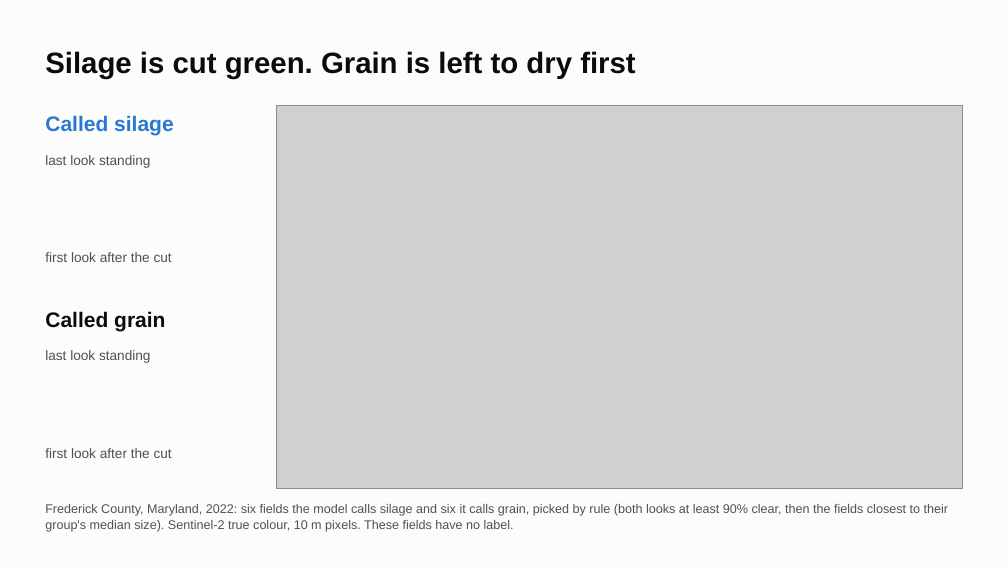
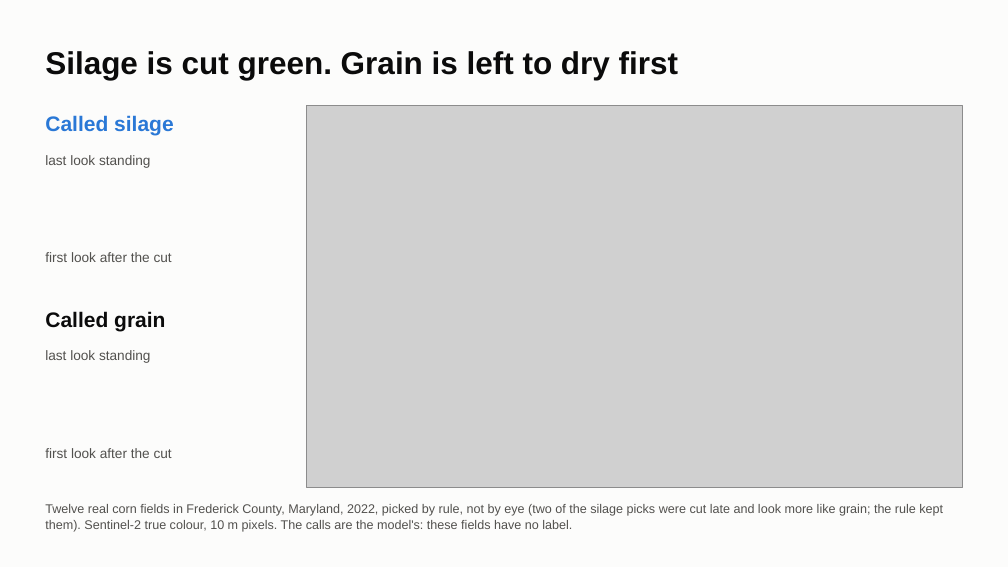
Before and after one commit to ChenSiyun1234/FieldVision, a slide deck: slide 3 of handoff/presentation/FieldVision_model_story.pptx (slide 4 before the commit). Drawn at 1008x567 pixels with LibreOffice and Linux fonts; fonts in the diff are those of the drawing; grey boxes stand for pictures. Boxes give left, top, right and bottom in pixels: in the first picture for what was removed or moved away, otherwise in the second. Text is boxed around its words. In the diff, an @@ line names an element or a change of style, - is before the commit and + after.

```diff
--- a/handoff/presentation/FieldVision_model_story.pptx
+++ b/handoff/presentation/FieldVision_model_story.pptx
@@ title "Silage is cut green. Grain ..." at (45, 51, 678, 80): size 28 to 30 pt @@
@@ picture: place and size @@
-picture at (276, 106, 963, 488)
+picture at (307, 106, 963, 488)
@@ text at (45, 504, 943, 532): text changed @@
-Frederick County, Maryland, 2022: six fields the model calls silage and six it calls grain, picked by rule (both looks at least 90% clear, then the fields closest to their group's median size). Sentinel-2 true colour, 10 m pixels. These fields have no label.
+Twelve real corn fields in Frederick County, Maryland, 2022, picked by rule, not by eye (two of the silage picks were cut late and look more like grain; the rule kept them). Sentinel-2 true colour, 10 m pixels. The calls are the model's: these fields have no label.
```
Also in this commit, not shown: 6 other slides changed, 5 slides added, 8 slides removed, 2 other files.
